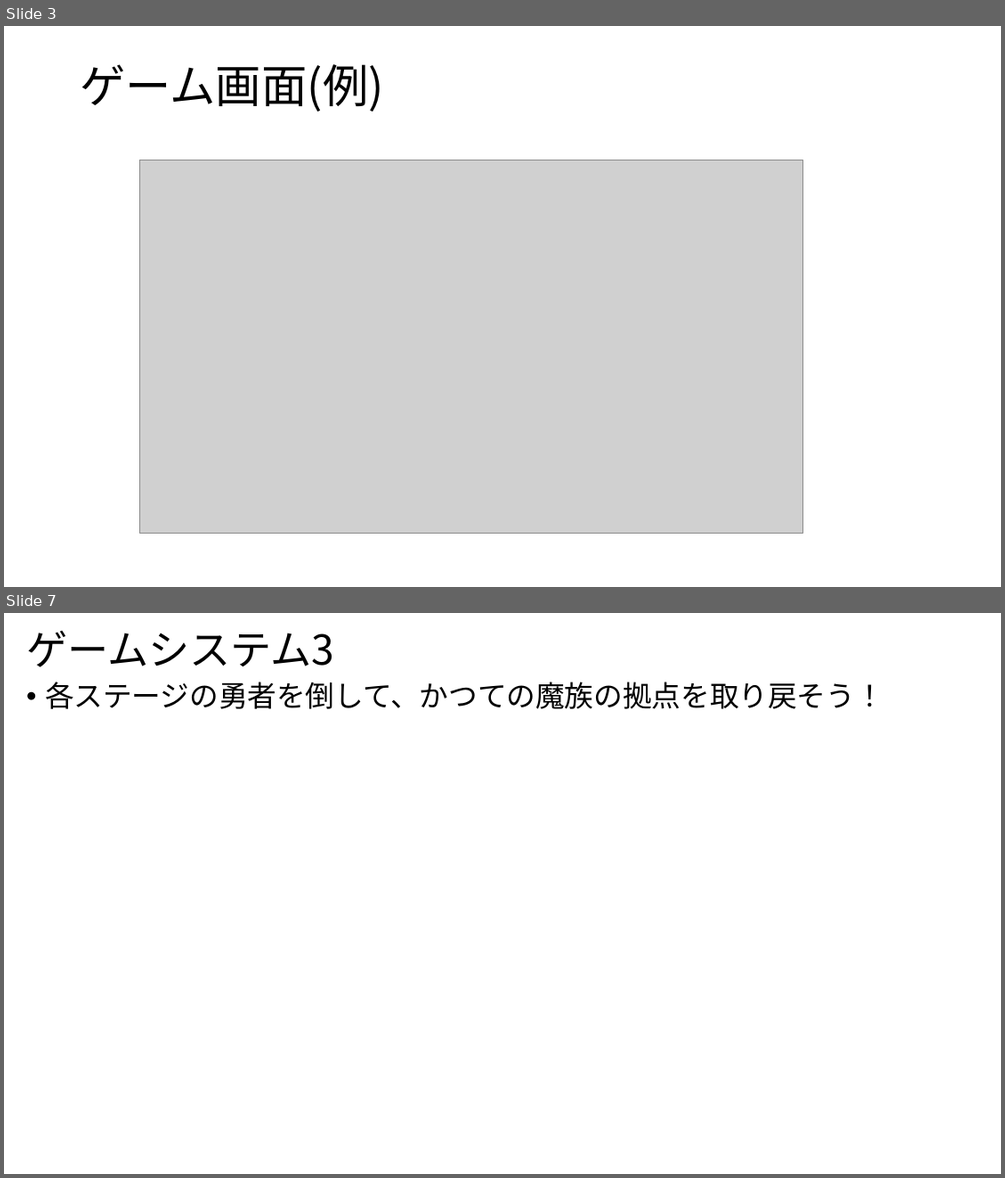
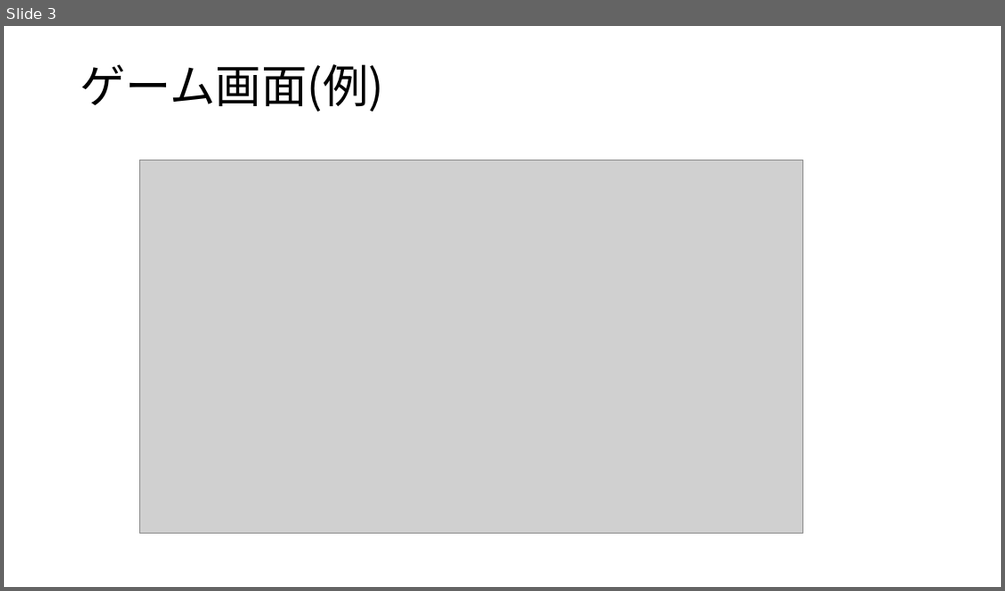
Before and after one commit to 2022Game/15Hirota, a slide deck: 3DLv2_2023_vs2019_Game/Plan/ゲームプレゼンテーション.pptx. Shown one above the other, each under a label of ours: slides 3 and 7 before the commit, slide 3 after it; the slides between them are not shown. The pictures are 1005x1178 and 1005x591 pixels, drawn with LibreOffice and Linux fonts; fonts in the diff are those of the drawing; grey boxes stand for pictures. Boxes give left, top, right and bottom in pixels: in the first picture for what was removed or moved away, otherwise in the second. Text is boxed around its words. In the diff, an @@ line names an element or a change of style, - is before the commit and + after.

```diff
--- a/3DLv2_2023_vs2019_Game/Plan/ゲームプレゼンテーション.pptx
+++ b/3DLv2_2023_vs2019_Game/Plan/ゲームプレゼンテーション.pptx
@@ slide 7 removed at box(4, 613, 1001, 1174), background #FFFFFF @@
@@ title removed at box(26, 631, 334, 667) @@
-ゲームシステム3
@@ text removed at box(45, 682, 884, 709) @@
-• 各ステージの勇者を倒して、かつての魔族の拠点を取り戻そう！
```
Also in this commit, not shown: 5 slides changed, 7 other files.
